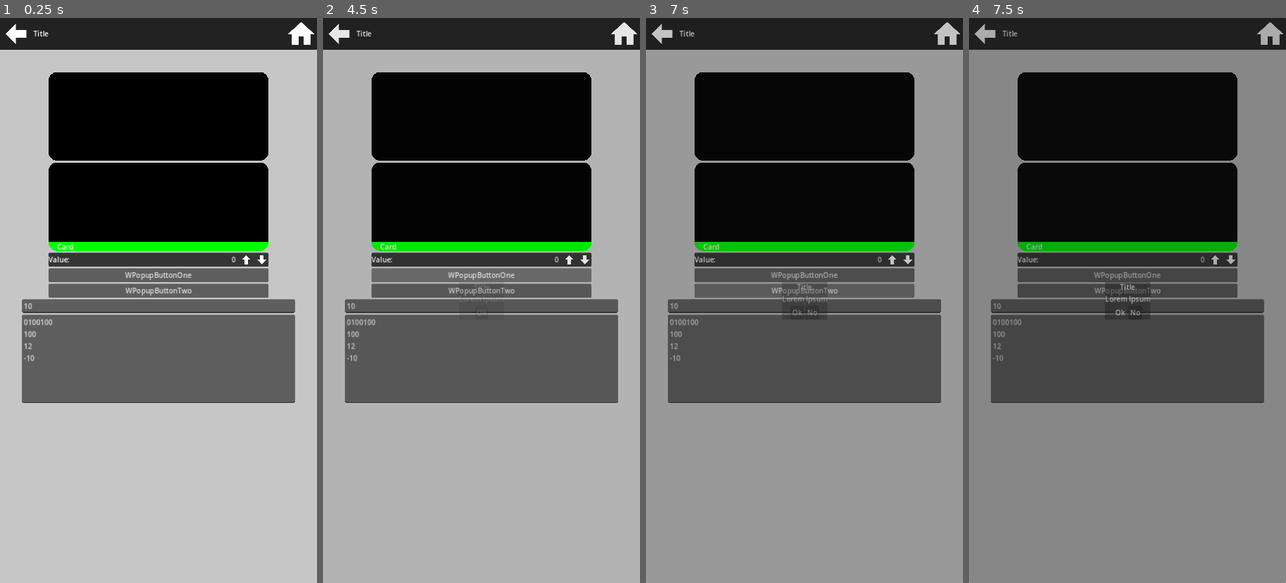
Above: before the commit, frames 1-4 (left to right).
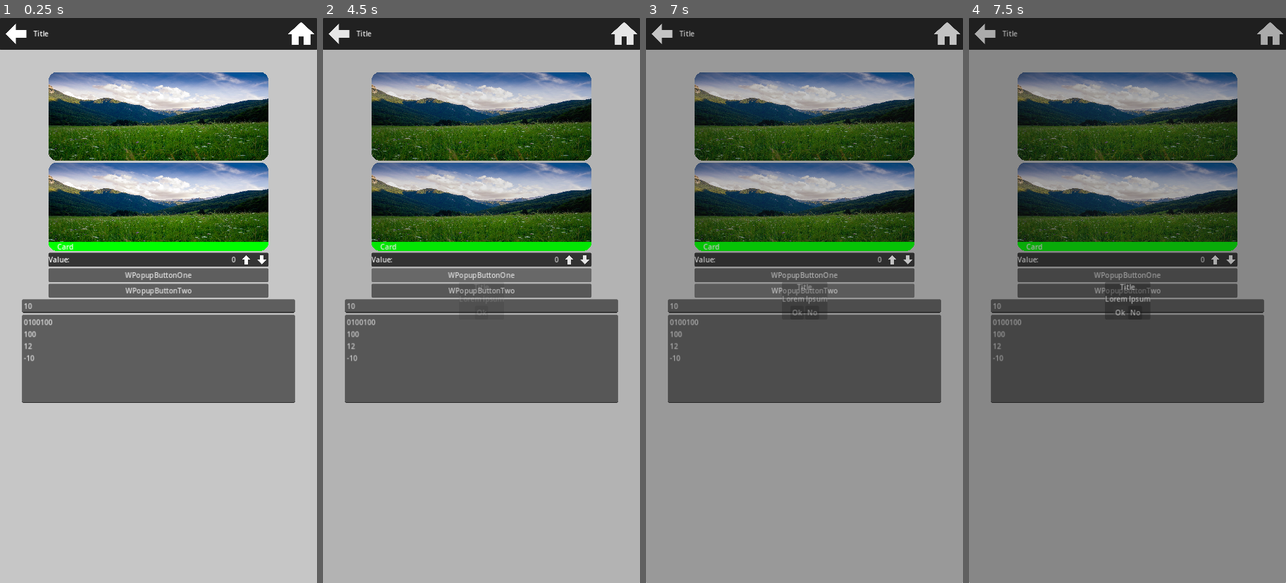
Above: after the commit, the same moments.

Repository: acgc99/Godot-Widgets
Game: Godot game, scene res://main.tscn
The game is run twice, just before and just after one commit, with the same random seed, the same clock (stepped at 60 frames per second) and the same inputs.
Inputs (mouse positions are in pixels of both pictures, inside the frame that each line leads up to):
- Up to frame 1 (0.25 s): no input
- Up to frame 2 (4.5 s): click (338, 34) at 0.5 s; click (624, 34) at 1.25 s; click (481, 204) at 2 s; click (570, 260) at 2.75 s; click (586, 260) at 3.5 s; click "WPopupButtonOne" at 4.25 s
- Up to frame 3 (7 s): click "Ok" at 5 s; click "Ok" at 5.75 s; click "WPopupButtonTwo" at 6.5 s
- Up to frame 4 (7.5 s): click "Ok" at 7.25 s

The runs differ from the first frame. In frame 1, 20% of the frame differs, in the area x 15-85%, y 9-40%; in frame 2, 20%; in frame 3, 19%; in frame 4, 19%.

Commit message:
Test image

Diff:
--- a/main.tscn
+++ b/main.tscn
@@ -5,10 +5,10 @@
 [ext_resource type="Texture2D" uid="uid://b7lc6qyouyeo" path="res://assets/png_icons/arrow-left-bold.png" id="3_krt2y"]
 [ext_resource type="Texture2D" uid="uid://bf3fdhw1j03dq" path="res://assets/png_icons/home.png" id="4_08bym"]
 [ext_resource type="Script" path="res://addons/widgets/scripts/w_numeric_input.gd" id="5_arsm4"]
-[ext_resource type="Texture2D" uid="uid://b3juesd7gu3d" path="res://assets/colors/black.png" id="6_4ctud"]
 [ext_resource type="Shader" path="res://addons/widgets/shaders/rounded_corners.gdshader" id="6_esdkb"]
 [ext_resource type="Script" path="res://addons/widgets/scripts/w_texture_rounded.gd" id="8_03kac"]
 [ext_resource type="Shader" path="res://addons/widgets/shaders/rounded_corners_panel.gdshader" id="9_fqtwr"]
+[ext_resource type="Texture2D" uid="uid://63ariwty7am3" path="res://assets/images/nikola-majksner-hXNGeAFOgT4-unsplash.jpg" id="9_tksgc"]
 [ext_resource type="Script" path="res://addons/widgets/scripts/w_card.gd" id="10_8kjpv"]
 [ext_resource type="Script" path="res://addons/widgets/scripts/w_popup_button_one.gd" id="10_lr3bw"]
 [ext_resource type="Texture2D" uid="uid://bh06vd6w24v78" path="res://assets/png_icons/arrow-up-bold.png" id="11_blpd4"]
@@ -88,19 +88,21 @@
 layout_mode = 2
 
 [node name="WTextureRounded" type="TextureRect" parent="Page/Contents/MarginContainer/VBoxContainer"]
-material = SubResource("ShaderMaterial_44nfn")
+material = SubResource("ShaderMaterial_un6xr")
 custom_minimum_size = Vector2(500, 200)
 layout_mode = 2
 size_flags_horizontal = 4
-texture = ExtResource("6_4ctud")
+texture = ExtResource("9_tksgc")
+expand_mode = 1
 script = ExtResource("8_03kac")
 
 [node name="WCard" type="TextureRect" parent="Page/Contents/MarginContainer/VBoxContainer"]
-material = SubResource("ShaderMaterial_7ykji")
+material = SubResource("ShaderMaterial_n5wsy")
 custom_minimum_size = Vector2(500, 200)
 layout_mode = 2
 size_flags_horizontal = 4
-texture = ExtResource("6_4ctud")
+texture = ExtResource("9_tksgc")
+expand_mode = 1
 script = ExtResource("10_8kjpv")
 panel_color = Color(0, 1, 0, 1)
 label_text = "Card"
Binary file added: assets/images/nikola-majksner-hXNGeAFOgT4-unsplash.jpg
Not shown, added: assets/images/nikola-majksner-hXNGeAFOgT4-unsplash.jpg.import
Not shown: 2 places in main.tscn that only renumber resources
Not shown, added: assets/images/LICENSE.md
